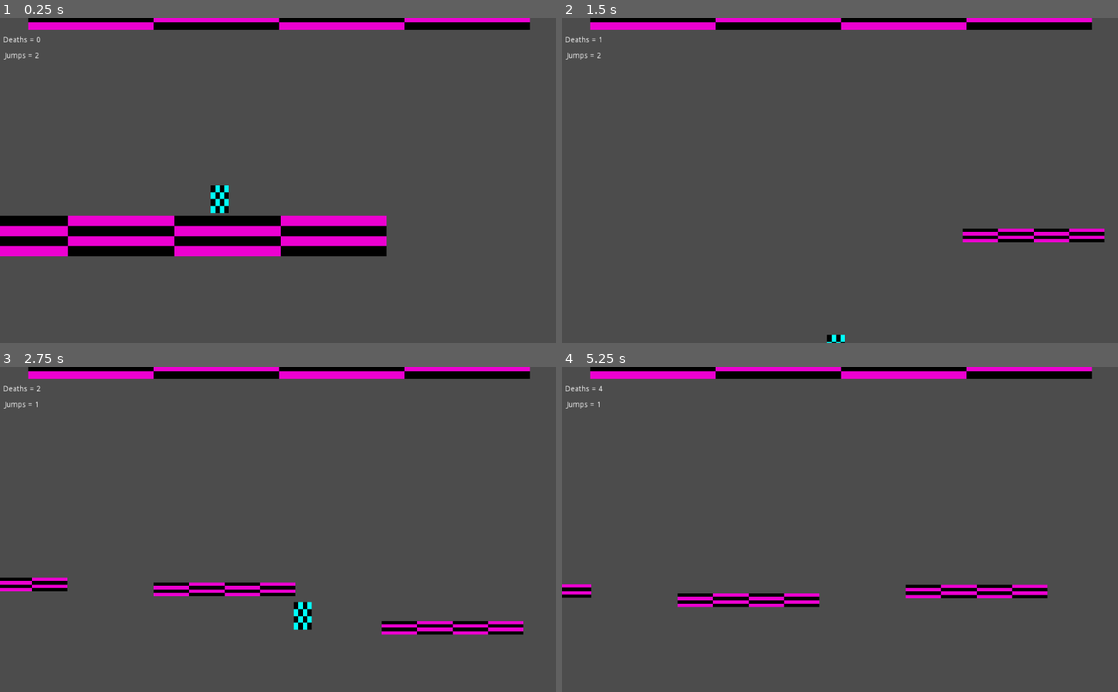
Above: before the commit, frames 1-4 (two rows, left to right).
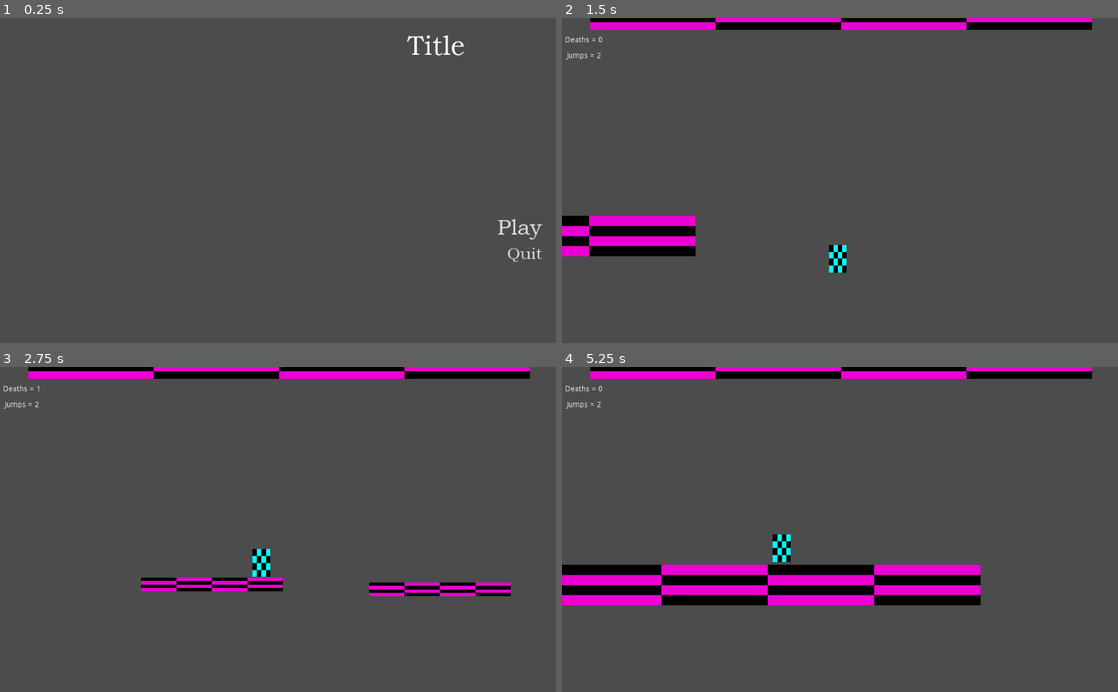
Above: after the commit, the same moments.

Repository: mxd1760/Marc-2
Game: Godot game, scene res://Title Screen.tscn
The game is run twice, just before and just after one commit, with the same random seed, the same clock (stepped at 60 frames per second) and the same inputs. Before the commit the project starts from res://Game Scene.tscn.
Inputs (mouse positions are in pixels of both pictures, inside the frame that each line leads up to):
- Up to frame 1 (0.25 s): no input
- Up to frame 2 (1.5 s): click (1040, 226) at 0.5 s, where only the run after the commit has a clickable "Play"; hold Right (ui_right) from 1.28 s (still down); tap Space (grapple) at 1.35 s
- Up to frame 3 (2.75 s): keep holding Right (ui_right); tap Up (ui_up) at 1.52, 1.55, 1.82, 2.1, 2.27, 2.57 s; tap Space (grapple) at 2.3 s
- Up to frame 4 (5.25 s): release Right (ui_right) at 2.78 s; hold Left (ui_left) 2.78-3.53 s; tap Space (grapple) at 2.85, 3.6 s; tap Up (ui_up) at 3.05, 3.77, 4.07, 4.35, 4.52, 4.82 s; hold Right (ui_right) 3.53-5 s; tap Escape (pause, bound only after the commit) at 4.9 s; click (717, 646) at 5 s, where only the run after the commit has a clickable "Restart"

The runs differ from the first frame. In frame 1, 13% of the frame differs, in the area x 0-98%, y 0-75%; in frame 2, 4.5%; in frame 3, 4.6%; in frame 4, 9.7%.

Commit message:
added a game over and pause menu

Diff:
--- /dev/null
+++ b/Game Over Menu.tscn
@@ -0,0 +1,77 @@
+[gd_scene load_steps=8 format=2]
+
+[ext_resource path="res://assets/fonts/BOOKOS.TTF" type="DynamicFontData" id=1]
+[ext_resource path="res://assets/fonts/BOOKOSB.TTF" type="DynamicFontData" id=2]
+[ext_resource path="res://assets/fonts/Menu Button.tres" type="DynamicFont" id=3]
+[ext_resource path="res://scripts/Game Over Menu.gd" type="Script" id=4]
+
+[sub_resource type="DynamicFont" id=1]
+size = 49
+font_data = ExtResource( 2 )
+
+[sub_resource type="DynamicFont" id=2]
+size = 30
+font_data = ExtResource( 1 )
+
+[sub_resource type="DynamicFont" id=3]
+size = 30
+font_data = ExtResource( 1 )
+
+[node name="Game Over Menu" type="MarginContainer"]
+anchor_right = 1.0
+anchor_bottom = 1.0
+custom_constants/margin_right = 338
+custom_constants/margin_top = 58
+custom_constants/margin_left = 320
+script = ExtResource( 4 )
+__meta__ = {
+"_edit_use_anchors_": false
+}
+
+[node name="VSplitContainer" type="VBoxContainer" parent="."]
+margin_left = 320.0
+margin_top = 58.0
+margin_right = 686.0
+margin_bottom = 600.0
+custom_constants/separation = 100
+
+[node name="Label" type="Label" parent="VSplitContainer"]
+margin_right = 366.0
+margin_bottom = 59.0
+custom_fonts/font = SubResource( 1 )
+text = "Game Over"
+align = 1
+
+[node name="CenterContainer" type="CenterContainer" parent="VSplitContainer"]
+margin_top = 159.0
+margin_right = 366.0
+margin_bottom = 373.0
+
+[node name="VBoxContainer" type="VBoxContainer" parent="VSplitContainer/CenterContainer"]
+margin_left = 24.0
+margin_right = 341.0
+margin_bottom = 214.0
+custom_constants/separation = 44
+
+[node name="Play Button" type="Button" parent="VSplitContainer/CenterContainer/VBoxContainer"]
+margin_right = 317.0
+margin_bottom = 42.0
+custom_fonts/font = ExtResource( 3 )
+text = "Play Agian"
+
+[node name="Back Button" type="Button" parent="VSplitContainer/CenterContainer/VBoxContainer"]
+margin_top = 86.0
+margin_right = 317.0
+margin_bottom = 128.0
+custom_fonts/font = SubResource( 2 )
+text = "Back To Title Screen"
+
+[node name="Quit Button" type="Button" parent="VSplitContainer/CenterContainer/VBoxContainer"]
+margin_top = 172.0
+margin_right = 317.0
+margin_bottom = 214.0
+custom_fonts/font = SubResource( 3 )
+text = "Quit Game"
+[connection signal="pressed" from="VSplitContainer/CenterContainer/VBoxContainer/Play Button" to="." method="_on_Play_Button_pressed"]
+[connection signal="pressed" from="VSplitContainer/CenterContainer/VBoxContainer/Back Button" to="." method="_on_Back_Button_pressed"]
+[connection signal="pressed" from="VSplitContainer/CenterContainer/VBoxContainer/Quit Button" to="." method="_on_Quit_Button_pressed"]
--- a/Game Scene.tscn
+++ b/Game Scene.tscn
@@ -1,10 +1,12 @@
-[gd_scene load_steps=4 format=2]
+[gd_scene load_steps=5 format=2]
 
 [ext_resource path="res://Player.tscn" type="PackedScene" id=1]
 [ext_resource path="res://Platform.tscn" type="PackedScene" id=2]
-[ext_resource path="res://Platforms.gd" type="Script" id=3]
+[ext_resource path="res://scripts/Platforms.gd" type="Script" id=3]
+[ext_resource path="res://scripts/Game Scene.gd" type="Script" id=4]
 
 [node name="Game Scene" type="Node2D"]
+script = ExtResource( 4 )
 
 [node name="Platforms" type="Timer" parent="."]
 wait_time = 1.013
@@ -29,5 +31,7 @@
 collision_layer = 5
 
 [node name="Player" parent="." instance=ExtResource( 1 )]
+light_mask = 16
 position = Vector2( 4.77866, 9.04984 )
 [connection signal="timeout" from="Platforms" to="Platforms" method="_on_Platforms_timeout"]
+[connection signal="Game_Over" from="Player" to="." method="_on_Player_Game_Over"]
--- /dev/null
+++ b/Pause Menu.tscn
@@ -0,0 +1,73 @@
+[gd_scene load_steps=5 format=2]
+
+[ext_resource path="res://assets/fonts/BOOKOSB.TTF" type="DynamicFontData" id=1]
+[ext_resource path="res://assets/fonts/Menu Button.tres" type="DynamicFont" id=2]
+[ext_resource path="res://scripts/Pause Menu.gd" type="Script" id=3]
+
+[sub_resource type="DynamicFont" id=1]
+size = 40
+font_data = ExtResource( 1 )
+
+[node name="Pause Menu" type="MarginContainer"]
+light_mask = 524289
+anchor_right = 1.0
+anchor_bottom = 1.0
+custom_constants/margin_right = 100
+custom_constants/margin_top = 50
+custom_constants/margin_left = 100
+custom_constants/margin_bottom = 50
+script = ExtResource( 3 )
+__meta__ = {
+"_edit_use_anchors_": false
+}
+
+[node name="VBoxContainer" type="VBoxContainer" parent="."]
+margin_left = 100.0
+margin_top = 50.0
+margin_right = 924.0
+margin_bottom = 550.0
+custom_constants/separation = 400
+
+[node name="Label" type="Label" parent="VBoxContainer"]
+margin_right = 824.0
+margin_bottom = 48.0
+custom_fonts/font = SubResource( 1 )
+text = "Game Paused"
+
+[node name="MarginContainer" type="MarginContainer" parent="VBoxContainer"]
+margin_top = 448.0
+margin_right = 824.0
+margin_bottom = 490.0
+custom_constants/margin_right = 130
+custom_constants/margin_left = 130
+
+[node name="HBoxContainer" type="HBoxContainer" parent="VBoxContainer/MarginContainer"]
+margin_left = 130.0
+margin_right = 694.0
+margin_bottom = 42.0
+custom_constants/separation = 108
+alignment = 1
+
+[node name="Restart Button" type="Button" parent="VBoxContainer/MarginContainer/HBoxContainer"]
+margin_left = 3.0
+margin_right = 121.0
+margin_bottom = 42.0
+custom_fonts/font = ExtResource( 2 )
+text = "Restart"
+
+[node name="Continue Button" type="Button" parent="VBoxContainer/MarginContainer/HBoxContainer"]
+margin_left = 229.0
+margin_right = 376.0
+margin_bottom = 42.0
+custom_fonts/font = ExtResource( 2 )
+text = "Continue"
+
+[node name="Quit Button" type="Button" parent="VBoxContainer/MarginContainer/HBoxContainer"]
+margin_left = 484.0
+margin_right = 560.0
+margin_bottom = 42.0
+custom_fonts/font = ExtResource( 2 )
+text = "Quit"
+[connection signal="pressed" from="VBoxContainer/MarginContainer/HBoxContainer/Restart Button" to="." method="_on_Restart_Button_pressed"]
+[connection signal="pressed" from="VBoxContainer/MarginContainer/HBoxContainer/Continue Button" to="." method="_on_Continue_Button_pressed"]
+[connection signal="pressed" from="VBoxContainer/MarginContainer/HBoxContainer/Quit Button" to="." method="_on_Quit_Button_pressed"]
--- a/Platform.tscn
+++ b/Platform.tscn
@@ -6,6 +6,8 @@
 extents = Vector2( 124, 10 )
 
 [node name="Platform" type="StaticBody2D"]
+show_behind_parent = true
+light_mask = 16
 position = Vector2( -0.254518, -1.65392 )
 scale = Vector2( 1.06879, 1.37401 )
 
--- /dev/null
+++ b/Title Screen.tscn
@@ -0,0 +1,69 @@
+[gd_scene load_steps=6 format=2]
+
+[ext_resource path="res://assets/fonts/BOOKOS.TTF" type="DynamicFontData" id=1]
+[ext_resource path="res://scripts/Title Screen.gd" type="Script" id=2]
+
+[sub_resource type="DynamicFont" id=1]
+size = 50
+font_data = ExtResource( 1 )
+
+[sub_resource type="DynamicFont" id=2]
+size = 40
+font_data = ExtResource( 1 )
+
+[sub_resource type="DynamicFont" id=3]
+size = 30
+font_data = ExtResource( 1 )
+
+[node name="Title Screen" type="MarginContainer"]
+anchor_right = 1.0
+anchor_bottom = 1.0
+custom_constants/margin_right = 20
+custom_constants/margin_top = 20
+custom_constants/margin_left = 750
+custom_constants/margin_bottom = 20
+script = ExtResource( 2 )
+__meta__ = {
+"_edit_use_anchors_": false
+}
+
+[node name="VBoxContainer" type="VBoxContainer" parent="."]
+margin_left = 750.0
+margin_top = 20.0
+margin_right = 1004.0
+margin_bottom = 580.0
+grow_horizontal = 2
+grow_vertical = 2
+custom_constants/separation = 279
+
+[node name="Title" type="Label" parent="VBoxContainer"]
+margin_right = 254.0
+margin_bottom = 60.0
+custom_fonts/font = SubResource( 1 )
+text = "Title"
+
+[node name="VBoxContainer" type="VBoxContainer" parent="VBoxContainer"]
+margin_top = 339.0
+margin_right = 254.0
+margin_bottom = 435.0
+custom_constants/separation = 0
+
+[node name="Play Button" type="Button" parent="VBoxContainer/VBoxContainer"]
+margin_right = 254.0
+margin_bottom = 54.0
+custom_fonts/font = SubResource( 2 )
+custom_constants/hseparation = 0
+text = "Play"
+flat = true
+align = 2
+
+[node name="Quit Button" type="Button" parent="VBoxContainer/VBoxContainer"]
+margin_top = 54.0
+margin_right = 254.0
+margin_bottom = 96.0
+custom_fonts/font = SubResource( 3 )
+text = "Quit"
+flat = true
+align = 2
+[connection signal="pressed" from="VBoxContainer/VBoxContainer/Play Button" to="." method="_on_Play_Button_pressed"]
+[connection signal="pressed" from="VBoxContainer/VBoxContainer/Quit Button" to="." method="_on_Quit_Button_pressed"]
--- /dev/null
+++ b/assets/fonts/Menu Button.tres
@@ -0,0 +1,7 @@
+[gd_resource type="DynamicFont" load_steps=2 format=2]
+
+[ext_resource path="res://assets/fonts/BOOKOS.TTF" type="DynamicFontData" id=1]
+
+[resource]
+size = 30
+font_data = ExtResource( 1 )
--- a/project.godot
+++ b/project.godot
@@ -16,7 +16,7 @@
 [application]
 
 config/name="Marc Platformer"
-run/main_scene="res://Game Scene.tscn"
+run/main_scene="res://Title Screen.tscn"
 config/icon="res://icon.png"
 
 [input]
@@ -28,6 +28,12 @@
 , Object(InputEventKey,"resource_local_to_scene":false,"resource_name":"","device":0,"alt":false,"shift":false,"control":false,"meta":false,"command":false,"pressed":false,"scancode":71,"unicode":0,"echo":false,"script":null)
  ]
 }
+pause={
+"deadzone": 0.5,
+"events": [ Object(InputEventKey,"resource_local_to_scene":false,"resource_name":"","device":0,"alt":false,"shift":false,"control":false,"meta":false,"command":false,"pressed":false,"scancode":16777217,"unicode":0,"echo":false,"script":null)
+, Object(InputEventKey,"resource_local_to_scene":false,"resource_name":"","device":0,"alt":false,"shift":false,"control":false,"meta":false,"command":false,"pressed":false,"scancode":16777218,"unicode":0,"echo":false,"script":null)
+ ]
+}
 
 [rendering]
 
--- /dev/null
+++ b/scripts/Game Over Menu.gd
@@ -0,0 +1,31 @@
+extends MarginContainer
+
+
+# Declare member variables here. Examples:
+# var a = 2
+# var b = "text"
+
+
+# Called when the node enters the scene tree for the first time.
+func _ready():
+	pass # Replace with function body.
+
+
+# Called every frame. 'delta' is the elapsed time since the previous frame.
+#func _process(delta):
+#	pass
+
+
+func _on_Play_Button_pressed():
+	get_tree().change_scene("res://Game Scene.tscn")
+	pass # Replace with function body.
+
+
+func _on_Back_Button_pressed():
+	get_tree().change_scene("res://Title Screen.tscn")
+	pass # Replace with function body.
+
+
+func _on_Quit_Button_pressed():
+	get_tree().quit()
+	pass # Replace with function body.
--- /dev/null
+++ b/scripts/Game Scene.gd
@@ -0,0 +1,38 @@
+extends Node2D
+
+
+# Declare member variables here. Examples:
+# var a = 2
+# var b = "text"
+var GAME_OVER_MENU
+var PAUSE_MENU
+
+var paused = false
+
+# Called when the node enters the scene tree for the first time.
+func _ready():
+	paused = false
+	pass # Replace with function body.
+
+
+# Called every frame. 'delta' is the elapsed time since the previous frame.
+func _process(delta):
+	if not (is_instance_valid(GAME_OVER_MENU) or is_instance_valid(PAUSE_MENU)):
+		paused = false
+		if Input.is_action_just_pressed("pause"):
+			pause_game()
+	$Player.phys_paused = paused
+	$Platforms.phys_paused = paused
+	pass
+
+
+func _on_Player_Game_Over():
+	GAME_OVER_MENU = preload("res://Game Over Menu.tscn").instance()
+	add_child(GAME_OVER_MENU)
+	paused = true
+	pass # Replace with function body.
+
+func pause_game():
+	PAUSE_MENU = preload("res://Pause Menu.tscn").instance()
+	add_child(PAUSE_MENU)
+	paused = true
--- /dev/null
+++ b/scripts/Pause Menu.gd
@@ -0,0 +1,32 @@
+extends MarginContainer
+
+
+# Declare member variables here. Examples:
+# var a = 2
+# var b = "text"
+
+# Called when the node enters the scene tree for the first time.
+func _ready():
+	pass # Replace with function body.
+
+
+# Called every frame. 'delta' is the elapsed time since the previous frame.
+func _process(delta):
+	if Input.is_action_just_pressed("pause"):
+		_on_Continue_Button_pressed()
+	pass
+
+
+func _on_Continue_Button_pressed():
+	queue_free()
+	pass # Replace with function body.
+
+
+func _on_Quit_Button_pressed():
+	get_tree().quit()
+	pass # Replace with function body.
+
+
+func _on_Restart_Button_pressed():
+	get_tree().change_scene("res://Game Scene.tscn")
+	pass # Replace with function body.
--- a/Platforms.gd
+++ b/scripts/Platforms.gd
@@ -5,6 +5,8 @@
 # Declare member variables here. Examples:
 # var a = 2
 # var b = "text"
+var phys_paused = false
+
 var PLATFORM_SPEED = 700
 var PLATFORM_SPAWN_X = 1500
 var PLATFORM_DESPAWN_X = -500
@@ -29,11 +31,14 @@
 
 # Called every frame. 'delta' is the elapsed time since the previous frame.
 func _physics_process(delta):
-	# manage existing platforms
-	for i in get_children():
-		i.position.x -= PLATFORM_SPEED*delta
-		if i.position.x < PLATFORM_DESPAWN_X:
-			i.queue_free()
+	set_paused(phys_paused)
+	if not paused:
+		# manage existing platforms
+		for i in get_children():
+			i.position.x -= PLATFORM_SPEED*delta
+			if i.position.x < PLATFORM_DESPAWN_X:
+				i.queue_free()
+
 
 
 func _on_Platforms_timeout():
--- a/scripts/Player.gd
+++ b/scripts/Player.gd
@@ -19,6 +19,7 @@
 export var GRAPPLED_VELOCITY = Vector2(-700,-10) # for when the grapple is attached to a wall (the x should probably match up with plaftorm speed)
 export var GRAPPLE_LAUNCH_OFFSET = Vector2(0,0)#Vector2(50,-50)
 export var STORED_JUMPS = 2
+export var MAX_DEATHS = 5
 
 # Member variables
 var move_vector = Vector2(0,0)
@@ -30,6 +31,10 @@
 var grapple_offset = Vector2(0,0)
 var move_vector2 = Vector2(0,0)
 var grapple_radius = 0
+var phys_paused = false
+
+# Signals
+signal Game_Over
 
 func _ready():
 	$Body.position = SPAWN_POSITION
@@ -46,88 +51,84 @@
 # Called every frame. 'delta' is the elapsed time since the previous frame.
 func _physics_process(delta):
 	# Calculate state
-	if $Body.is_on_floor():
-		set_jumps()
-		move_vector.y = 0
-	if $Body.is_on_ceiling():
-		move_vector.y = 0
-	move_vector += GRAVITY
+	if not phys_paused:
+		if $Body.is_on_floor():
+			set_jumps()
+			move_vector.y = 0
+		if $Body.is_on_ceiling():
+			move_vector.y = 0
+		move_vector += GRAVITY
+
+		# Read directional movement inputs
+		if Input.is_action_just_pressed("ui_up"):
+			if jumps >0:
+				move_vector=JUMP
+				jumps-=1
+			pass
+		if Input.is_action_pressed("ui_down"):
+			if $Body.is_on_floor():
+				Crouch()
+			else:
+				move_vector+= ACC_FALL
+			pass
+		move_vector.x = 0 #no compounding horizontal velocity.
+		if Input.is_action_pressed("ui_left"):
+			if $Body.is_on_floor():
+				move_vector-=GROUND_SPEED_BWD
+			else:
+				move_vector-=AIR_SPEED_BWD
+			pass
+		if Input.is_action_pressed("ui_right"):
+			if $Body.is_on_floor():
+				move_vector+=GROUND_SPEED_FWD
+			else:
+				move_vector+=AIR_SPEED_FWD
+			pass
+		if move_vector.y>VEL_TERMINAL:
+			move_vector.y = VEL_TERMINAL
+		elif move_vector.y < -VEL_TERMINAL:
+			move_vector.y = -VEL_TERMINAL
+		move_vector2 = move_vector
 
 
-	# Read directional movement inputs
-	if Input.is_action_just_pressed("ui_up"):
-		if jumps >0:
-			move_vector=JUMP
-			jumps-=1
+		# Read Grapple Inputs
+		if Input.is_action_just_pressed("grapple") and !grappling:
+			grappling = true
+			grappled = false
+			$Grapple.position = $Body.position + GRAPPLE_LAUNCH_OFFSET
+			$Grapple.move_and_slide(Vector2(0,0))
+
+		# Process grapple logic
+		if grappling:
+			if Input.is_action_just_released("grapple"):
+				reset_grapple()
+			if !grappled:
+				if $Grapple.is_on_wall():
+					grapple_vector = GRAPPLED_VELOCITY
+					grappled = true
+					#grapple_radius = ($Grapple.position - $Body.position).abs() # hopefully can end up helping with the strange drift at some point.
+				else:
+					grapple_vector = GRAPPLE_VELOCITY
+			else:
+				if !$Grapple.is_on_wall():
+					reset_grapple()
+				grapple_vector = GRAPPLED_VELOCITY
+				grapple_offset = $Grapple.position - $Body.position
+				if grapple_offset.normalized().dot(move_vector) < 0:
+					move_vector -= grapple_offset.normalized()*grapple_offset.normalized().dot(move_vector)
+		#$Debug.text = "Grapple Offset = " + str(grapple_offset) + ", Move Vector = " + str(move_vector)
+
+		# Calculate Velocities
+		$Body.move_and_slide(move_vector,UP)
+		$Grapple.move_and_slide(grapple_vector)
+
+		# Check if off screen
+		if $Body.position.y > SCREEN_BOTTOM:
+			if $DeathTimer.is_stopped():
+				$DeathTimer.start(CHANCE_TIME)
+		else:
+			$DeathTimer.stop()
 		pass
-	if Input.is_action_pressed("ui_down"):
-		if $Body.is_on_floor():
-			Crouch()
-		else:
-			move_vector+= ACC_FALL
-		pass
-	move_vector.x = 0 #no compounding horizontal velocity.
-	if Input.is_action_pressed("ui_left"):
-		if $Body.is_on_floor():
-			move_vector-=GROUND_SPEED_BWD
-		else:
-			move_vector-=AIR_SPEED_BWD
-		pass
-	if Input.is_action_pressed("ui_right"):
-		if $Body.is_on_floor():
-			move_vector+=GROUND_SPEED_FWD
-		else:
-			move_vector+=AIR_SPEED_FWD
-		pass
-	if move_vector.y>VEL_TERMINAL:
-		move_vector.y = VEL_TERMINAL
-	elif move_vector.y < -VEL_TERMINAL:
-		move_vector.y = -VEL_TERMINAL
-	move_vector2 = move_vector
-
-
-	# Read Grapple Inputs
-	if Input.is_action_just_pressed("grapple") and !grappling:
-		grappling = true
-		grappled = false
-		$Grapple.position = $Body.position + GRAPPLE_LAUNCH_OFFSET
-		$Grapple.move_and_slide(Vector2(0,0))
-
-	# Process grapple logic
-	if grappling:
-		if Input.is_action_just_released("grapple"):
-			reset_grapple()
-		if !grappled:
-			if $Grapple.is_on_wall():
-				grapple_vector = GRAPPLED_VELOCITY
-				grappled = true
-				#grapple_radius = ($Grapple.position - $Body.position).abs() # hopefully can end up helping with the strange drift at some point.
-			else:
-				grapple_vector = GRAPPLE_VELOCITY
-		else:
-			if !$Grapple.is_on_wall():
-				reset_grapple()
-			grapple_vector = GRAPPLED_VELOCITY
-			grapple_offset = $Grapple.position - $Body.position
-			if grapple_offset.normalized().dot(move_vector) < 0:
-				move_vector -= grapple_offset.normalized()*grapple_offset.normalized().dot(move_vector)
-	#$Debug.text = "Grapple Offset = " + str(grapple_offset) + ", Move Vector = " + str(move_vector)
-
-
-	# Calculate Velocities
-	$Body.move_and_slide(move_vector,UP)
-	$Grapple.move_and_slide(grapple_vector)
-
-
-
-
-	# Check if off screen
-	if $Body.position.y > SCREEN_BOTTOM:
-		if $DeathTimer.is_stopped():
-			$DeathTimer.start(CHANCE_TIME)
-	else:
-		$DeathTimer.stop()
-	pass
 
 func Crouch():
 	pass
@@ -136,6 +137,8 @@
 	$Body.position = SPAWN_POSITION
 	move_vector = SPAWN_VEL
 	deaths+=1
+	if deaths >= MAX_DEATHS:
+		emit_signal("Game_Over")
 	set_jumps()
 
 func set_jumps():
--- /dev/null
+++ b/scripts/Title Screen.gd
@@ -0,0 +1,26 @@
+extends MarginContainer
+
+
+# Declare member variables here. Examples:
+# var a = 2
+# var b = "text"
+
+
+# Called when the node enters the scene tree for the first time.
+func _ready():
+	pass # Replace with function body.
+
+
+# Called every frame. 'delta' is the elapsed time since the previous frame.
+#func _process(delta):
+#	pass
+
+
+func _on_Play_Button_pressed():
+	get_tree().change_scene("res://Game Scene.tscn")
+	pass # Replace with function body.
+
+
+func _on_Quit_Button_pressed():
+	get_tree().quit()
+	pass # Replace with function body.
